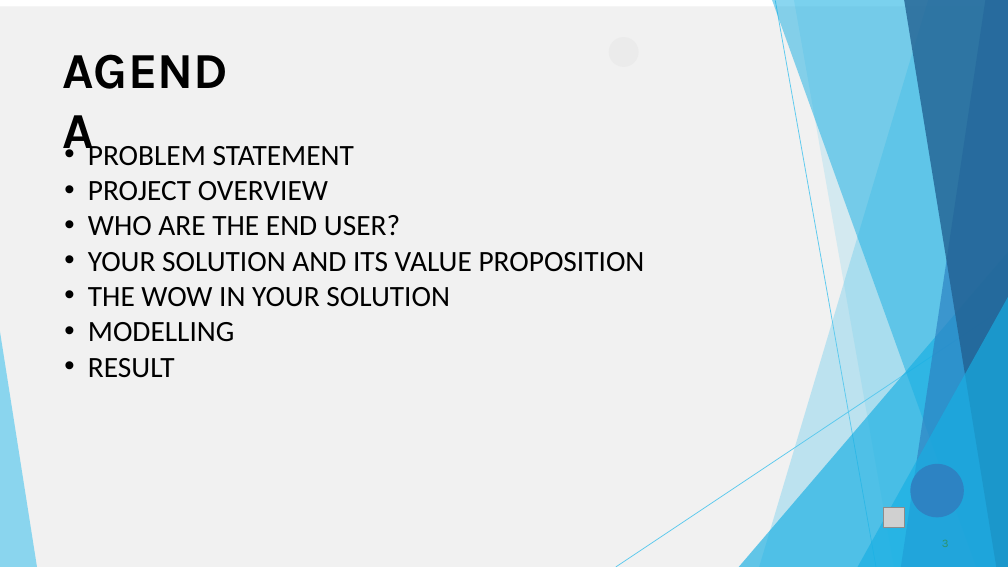
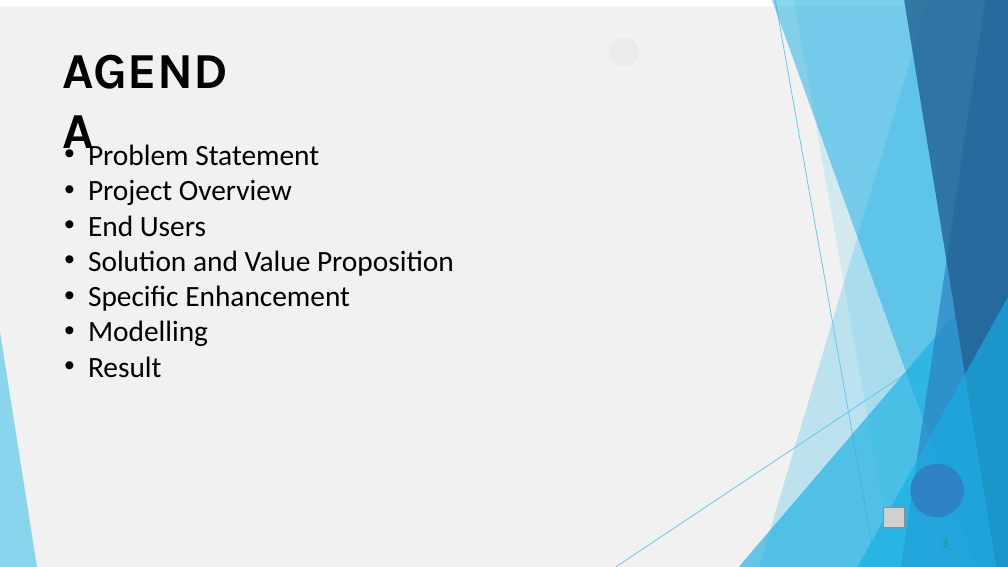
Before and after one commit to Rishika-1202/TNSDC_Generative-AI, a slide deck: slide 3 of SPAM_CLASSIFIER.pptx. Drawn at 1008x567 pixels with LibreOffice and Linux fonts; fonts in the diff are those of the drawing; grey boxes stand for pictures. Boxes give left, top, right and bottom in pixels: in the first picture for what was removed or moved away, otherwise in the second. Text is boxed around its words. In the diff, an @@ line names an element or a change of style, - is before the commit and + after.

```diff
--- a/SPAM_CLASSIFIER.pptx
+++ b/SPAM_CLASSIFIER.pptx
@@ text at [88,140,454,378]: text changed @@
-• PROBLEM STATEMENT
-• PROJECT OVERVIEW
-• WHO ARE THE END USER?
-• YOUR SOLUTION AND ITS VALUE PROPOSITION
-• THE WOW IN YOUR SOLUTION
-• MODELLING
-• RESULT
+• Problem Statement
+• Project Overview
+• End Users
+• Solution and Value Proposition
+• Specific Enhancement
+• Modelling
+• Result
```
Also in this commit, not shown: 6 other slides changed, 5 slides added, 3 slides removed.
